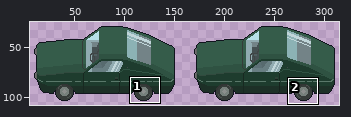
Sprite sheet -- Operation_Escape/Assets/Sprite/Asset/Asset_Car.png. Above: a wide view before the commit, with the close-up outlined.
Close-up. Before the commit:
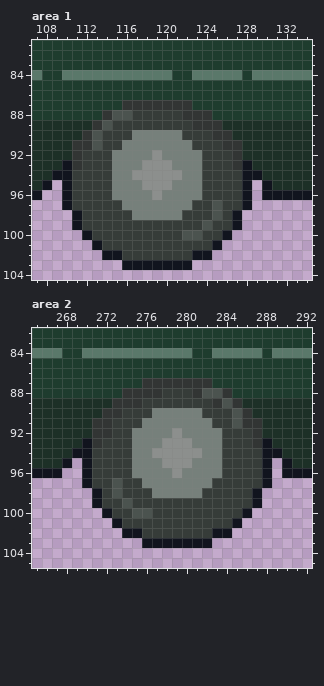
The file is 320x128 pixels. Colours within 5 levels of each other are drawn and written as one. Shown: area 1: x 107..134, y 81..104; area 2: x 265..292, y 82..105. The wide view leaves out empty margins.
After the commit:
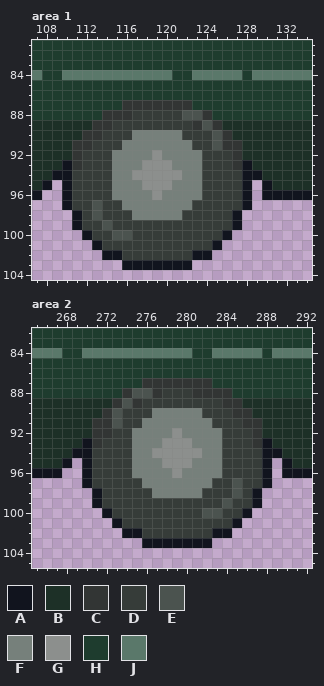
Palette (. is transparent): A #11141e  B #1d3027  C #323534  D #363c39  E #4b534f  F #76807b  G #8c8f8d  H #1e3c2e  J #5a786a
The edit:
Area 1:
Colour C replaces colour E in row 88 at x 115 to 116; in row 89 at x 114; in row 90 at x 113.
Colour D replaces colour E in row 91 at x 113; in rows 97 to 98 at x 125; in row 99 at x 124; in row 100 at x 122 to 123.
Colour E replaces colour C in row 88 at x 122 to 123; in row 89 at x 124; in row 90 at x 125.
Colour E replaces colour D in row 91 at x 125; in rows 97 to 98 at x 113; in row 99 at x 114; in row 100 at x 115 to 116.
Area 2:
Colour C replaces colour E in row 88 at x 282 to 283; in row 89 at x 284; in row 90 at x 285.
Colour D replaces colour C in row 89 at x 283.
Colour D replaces colour E in row 91 at x 285; in rows 97 to 98 at x 273; in row 99 at x 274; in row 100 at x 275 to 276.
Colour E replaces colour C in row 88 at x 275 to 276; in row 89 at x 274; in row 90 at x 273.
Colour E replaces colour D in row 91 at x 273; in rows 97 to 98 at x 285; in row 99 at x 284; in row 100 at x 282 to 283.
Boxes around the changes in both close-ups, in picture pixels (x1, y1, x2, y2):
changed: (92, 110, 132, 150)
changed: (182, 110, 222, 150)
changed: (92, 200, 132, 240)
changed: (182, 200, 222, 240)
changed: (112, 388, 152, 428)
changed: (202, 388, 242, 428)
changed: (112, 478, 152, 518)
changed: (202, 478, 242, 518)
